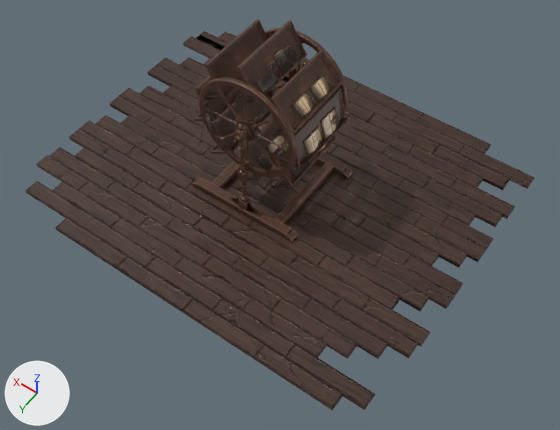
An edit to the glTF model assets/props/bookwheel.glb, drawn before and after from the same camera.
Rendered twice from a 50 mm camera at (-3.21, 4.39, 6.38) aimed at (-0.47, 0.56, 0.37). Lighting does not change. The marker at lower left points along +X, +Y and +Z. The first picture is the older version. Where no turn or scale is listed for an object, it has been applied to the vertices.

The older version as bpy lines, for what is in view:
```python
me_box017_stand_0 = bpy.data.meshes.new('Box017_stand_0')
me_box017_stand_0.from_pydata(...)  # 15438 vertices, 26774 faces; spans x -0.66..0.66, y -0.62..0.62, z -0.91..0.91
me_box017_stand_0.materials.append(mat_stand)
me_box025_books_0 = bpy.data.meshes.new('Box025_books_0')
me_box025_books_0.from_pydata(...)  # 1224 vertices, 2058 faces; spans x -0.308..0.308, y -0.308..0.308, z -0.624..0.624
me_box025_books_0.materials.append(mat_books)
me_floor_floor_0 = bpy.data.meshes.new('floor_floor_0')
me_floor_floor_0.from_pydata(...)  # 166 vertices, 247 faces; spans x -2.25..2.25, y -1.82..1.82, z -0.02..0.02
me_floor_floor_0.materials.append(mat_floor)
ob_box017_stand_0 = bpy.data.objects.new('Box017_stand_0', me_box017_stand_0)
ob_box017_stand_0.location = (0.031, 0.008, 0.958)
ob_box025_books_0 = bpy.data.objects.new('Box025_books_0', me_box025_books_0)
ob_box025_books_0.location = (-0.292, 0.012, 1.136)
ob_floor_floor_0 = bpy.data.objects.new('floor_floor_0', me_floor_floor_0)
ob_floor_floor_0.location = (0.0, 0.0, 0.021)
```
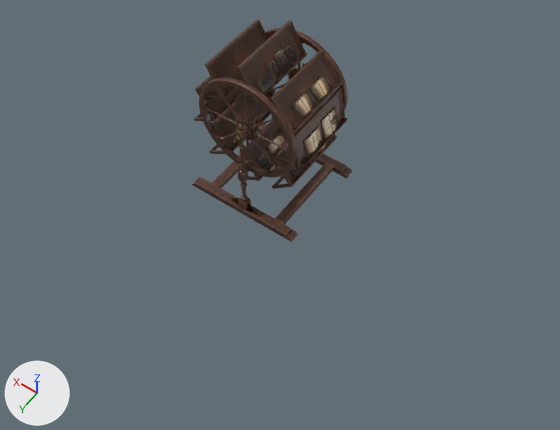
The newer file is also rescaled (x1.039), turned or shifted as a whole; pictures and numbers use the older file's frame.

Pixel boxes (x1, y1, x2, y2) of what changed, in the pictures (560 x 430 px):
'floor_floor_0', deleted (brown)
    before: (25, 31, 534, 411)

The change in detail:
Object 'floor_floor_0' (ob_floor_floor_0) is deleted.
